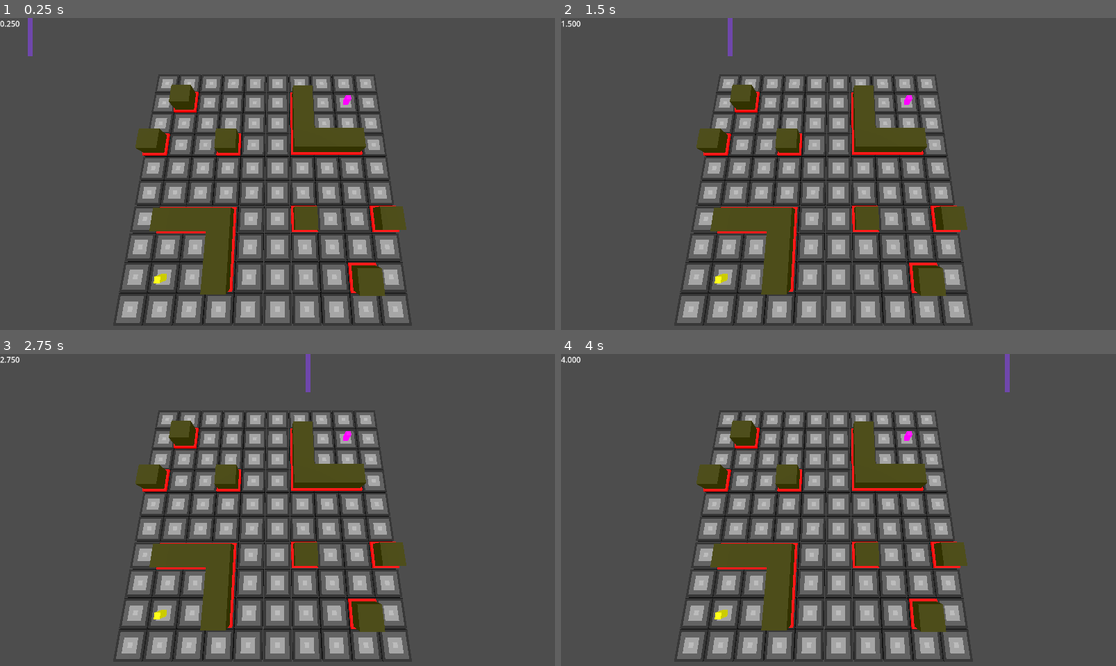
Above: before the commit, frames 1-4 (two rows, left to right).
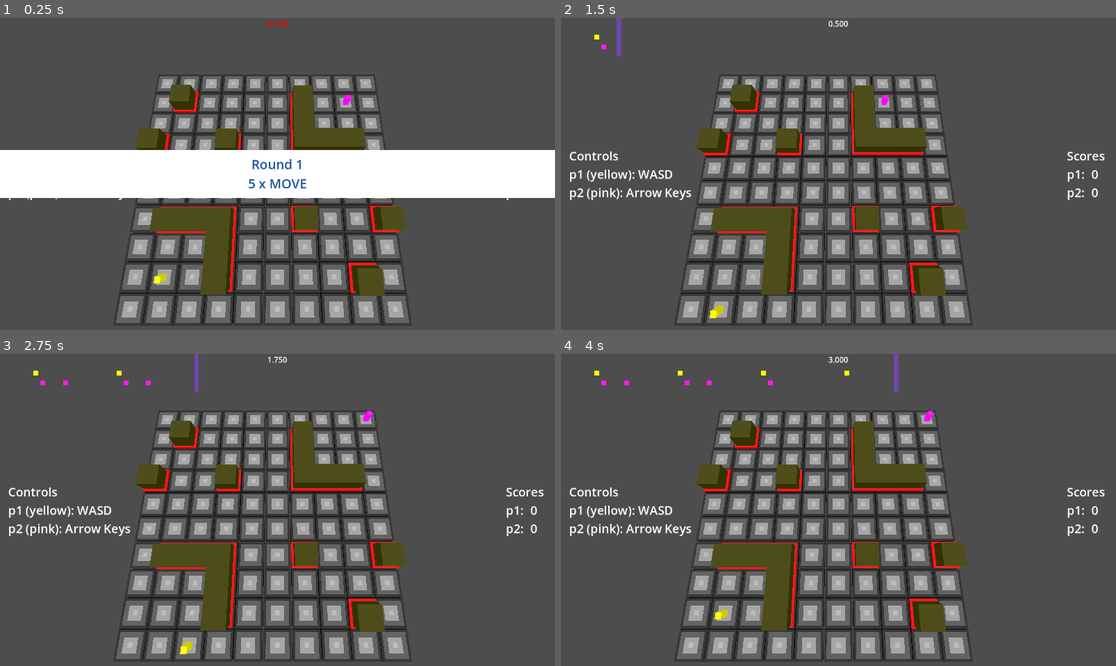
Above: after the commit, the same moments.

Repository: adam-bethell/GMTK-2025
Game: Godot game, scene res://main.tscn
Same seed, same stepped clock (60 frames per second), same inputs: the game is played once before the commit and once after it.
Inputs:
- Up to frame 1 (0.25 s): no input
- Up to frame 2 (1.5 s): hold D (p1right) 0.53-1.28 s; tap Down (p2down) at 0.6 s; tap Left (p2left) at 0.8, 1.35 s; hold S (p1down) from 1.28 s (still down)
- Up to frame 3 (2.75 s): tap Right (p2right) at 1.55, 2.1 s; release S (p1down) at 2.03 s; hold D (p1right) from 2.03 s (still down); tap Up (p2up) at 2.3 s
- Up to frame 4 (4 s): release D (p1right) at 2.78 s; hold W (p1up) 2.78-3.53 s; tap Up (p2up) at 2.85 s; tap Down (p2down) at 3.05, 3.6 s; hold A (p1left) from 3.53 s (still down); tap Left (p2left) at 3.8 s

The runs differ from the first frame. In frame 1, 16% of the frame differs, in the area x 0-100%, y 0-59%; in frame 2, 1.4%; in frame 3, 1.4%; in frame 4, 1.4%.

Commit message:
working now

Diff:
--- a/looper-shooter/main.gd
+++ b/looper-shooter/main.gd
@@ -1,24 +1,35 @@
 extends Node3D
 
-enum Phase {NULL, PRE, LOOP, POST}
+enum Phase {NULL, PRE, LOOP, POST, WON}
 enum Round {NULL, MOVE, SHOOT}
 enum Action {MOVE_UP, MOVE_DOWN, MOVE_LEFT, MOVE_RIGHT, SHOOT_UP, SHOOT_DOWN, SHOOT_LEFT, SHOOT_RIGHT}
 var action2vector = {
 	Action.MOVE_UP: Vector2i(0,1),
 	Action.MOVE_DOWN: Vector2i(0,-1),
 	Action.MOVE_LEFT: Vector2i(-1,0),
-	Action.MOVE_RIGHT: Vector2i(1,0)
+	Action.MOVE_RIGHT: Vector2i(1,0),
+	Action.SHOOT_UP: Vector2i(0,1),
+	Action.SHOOT_DOWN: Vector2i(0,-1),
+	Action.SHOOT_LEFT: Vector2i(-1,0),
+	Action.SHOOT_RIGHT: Vector2i(1,0)
 }
-var p1timeline = {}
-var p2timeline = {}
+var p1timeline = []
+var p1tlDone = []
+var p2timeline = []
+var p2tlDone = []
+var p1index: int = 0
+var p2index: int = 0
+const p1posStart = Vector2i(1, 1)
 var p1pos: Vector2i = Vector2i(1, 1)
+const p2posStart = Vector2i(8, 8)
 var p2pos: Vector2i = Vector2i(8, 8)
 var p1actions: int = 0
 var p2actions: int = 0
 
 const loopTime: float = 5.0
 const preTime: float = 1.0
-const postTime: float = 1.0
+const postTime: float = 1.008
+const winTime: float = 1.008
 
 var phase: Phase = Phase.NULL
 var round: Round = Round.NULL
@@ -31,6 +42,8 @@
 	Vector2i(8, 6), Vector2i(7, 6), Vector2i(6, 6), Vector2i(6, 7), Vector2i(6, 8)
 	]
 
+var rng = RandomNumberGenerator.new()
+
 # Called when the node enters the scene tree for the first time.
 func _ready() -> void:
 	init()
@@ -38,51 +51,228 @@
 func init() -> void:
 	phase = Phase.NULL
 	round = Round.NULL
+	p1actions = 0
+	p2actions = 0
 	roundNumber = 1
 	$Clock.setPause(false)
-	$Clock.reset()
-	$P1.position = Vector3(p1pos.y, 0.0, p1pos.x)
-	$P2.position = Vector3(p2pos.y, 0.0, p2pos.x)
+	$Clock.setTime(0 - preTime)
+	for n in $Clock/ActionsContainer.get_children():
+		$Clock/ActionsContainer.remove_child(n)
+		n.queue_free()
+
+	p1pos = p1posStart
+	p2pos = p2posStart
+	$P1.position = Vector3(p1posStart.y, 0.0, p1posStart.x)
+	$P2.position = Vector3(p2posStart.y, 0.0, p2posStart.x)
+	p1timeline.clear()
+	p2timeline.clear()
+	phase = Phase.NULL
+	round = Round.NULL
+	p1tlDone.clear()
+	p2tlDone.clear()
+	$Music.restart()
+	$Music.play()
 
 # Called every frame. 'delta' is the elapsed time since the previous frame.
 func _process(delta: float) -> void:
-
-	if round == Round.MOVE:
-		var action_pressed = null
-		if Input.is_action_just_pressed("p1up"):
-			action_pressed = Action.MOVE_UP
-		elif Input.is_action_just_pressed("p1down"):
-			action_pressed = Action.MOVE_DOWN
-		elif Input.is_action_just_pressed("p1left"):
-			action_pressed = Action.MOVE_LEFT
-		elif Input.is_action_just_pressed("p1right"):
-			action_pressed = Action.MOVE_RIGHT
-
-		if not action_pressed == null:
-			p1pos = move(p1pos, action_pressed)
-			$P1.position = coord2pos(p1pos)
-
-		action_pressed = null
-		if Input.is_action_just_pressed("p2up"):
-			action_pressed = Action.MOVE_UP
-		elif Input.is_action_just_pressed("p2down"):
-			action_pressed = Action.MOVE_DOWN
-		elif Input.is_action_just_pressed("p2left"):
-			action_pressed = Action.MOVE_LEFT
-		elif Input.is_action_just_pressed("p2right"):
-			action_pressed = Action.MOVE_RIGHT
-
-		if not action_pressed == null:
-			p2pos = move(p2pos, action_pressed)
-			$P2.position = coord2pos(p2pos)
-	elif round == Round.SHOOT:
-		pass
+	if phase == Phase.NULL:
+		#print("Update: phase is null")
+
+		$Clock.setPause(false)
+		$Clock.setTime(0 - preTime)
+		p1pos = p1posStart
+		p2pos = p2posStart
+		$P1.position = Vector3(p1posStart.y, 0.0, p1posStart.x)
+		$P2.position = Vector3(p2posStart.y, 0.0, p2posStart.x)
+		p1index = 0
+		p2index = 0
+		p1actions = 0
+		p2actions = 0
+		phase = Phase.PRE
+
+	if phase == Phase.PRE:
+		if round == Round.NULL:
+			#print("Update: phase is PRE and round is MOVE")
+			if rng.randf() < 0.5:
+				round = Round.MOVE
+				p1actions = 5
+				p2actions = 5
+				$Clock/RoundLabel.setText("Round %d\n5 x MOVE" % roundNumber)
+			else:
+				round = Round.SHOOT
+				p1actions = 1
+				p2actions = 1
+				$Clock/RoundLabel.setText("Round %d\n1 x SHOOT" % roundNumber)
+
+			$Clock/RoundLabel.visible = true
+
+		if $Clock.time >= 0:
+			#print("Update: setting phase to LOOP")
+			phase = Phase.LOOP
+			$Clock/RoundLabel.visible = false
+
+	if phase == Phase.LOOP:
+		#print("LOOP")
+		if $Clock.time > loopTime:
+			phase = Phase.POST
+			p1actions = 0
+			p2actions = 0
+
+		runActionsFromTimeline()
+
+		if round == Round.SHOOT:
+			var action_pressed = null
+			if Input.is_action_just_pressed("p1up"):
+				action_pressed = Action.SHOOT_UP
+			elif Input.is_action_just_pressed("p1down"):
+				action_pressed = Action.SHOOT_DOWN
+			elif Input.is_action_just_pressed("p1left"):
+				action_pressed = Action.SHOOT_LEFT
+			elif Input.is_action_just_pressed("p1right"):
+				action_pressed = Action.SHOOT_RIGHT
+
+			if not action_pressed == null and p1actions > 0:
+				p1timeline.push_back([$Clock.time, Round.SHOOT, action_pressed])
+				p1tlDone.push_back(p1timeline.size() - 1)
+				$Clock.placeAction(1)
+				p1actions -= 1
+				shoot(p1pos, action_pressed)
+				$Audio1Laser.play()
+
+			action_pressed = null
+			if Input.is_action_just_pressed("p2up"):
+				action_pressed = Action.SHOOT_UP
+			elif Input.is_action_just_pressed("p2down"):
+				action_pressed = Action.SHOOT_DOWN
+			elif Input.is_action_just_pressed("p2left"):
+				action_pressed = Action.SHOOT_LEFT
+			elif Input.is_action_just_pressed("p2right"):
+				action_pressed = Action.SHOOT_RIGHT
+
+			if not action_pressed == null and p2actions > 0:
+				p2timeline.push_back([$Clock.time, Round.SHOOT, action_pressed])
+				p2tlDone.push_back(p2timeline.size() - 1)
+				$Clock.placeAction(2)
+				p2actions -= 1
+				shoot(p2pos, action_pressed)
+				$Audio2Laser.play()
+
+		elif round == Round.MOVE:
+			var action_pressed = null
+			if Input.is_action_just_pressed("p1up"):
+				action_pressed = Action.MOVE_UP
+			elif Input.is_action_just_pressed("p1down"):
+				action_pressed = Action.MOVE_DOWN
+			elif Input.is_action_just_pressed("p1left"):
+				action_pressed = Action.MOVE_LEFT
+			elif Input.is_action_just_pressed("p1right"):
+				action_pressed = Action.MOVE_RIGHT
+
+			if not action_pressed == null and p1actions > 0:
+				#print("p1 move")
+				p1pos = move(p1pos, action_pressed)
+				$Audio1Step.play()
+				p1timeline.push_back([$Clock.time, Round.MOVE, action_pressed])
+				p1tlDone.push_back(p1timeline.size() - 1)
+				$Clock.placeAction(1)
+				$P1.position = coord2pos(p1pos)
+				p1actions -= 1
+
+			action_pressed = null
+			if Input.is_action_just_pressed("p2up"):
+				action_pressed = Action.MOVE_UP
+			elif Input.is_action_just_pressed("p2down"):
+				action_pressed = Action.MOVE_DOWN
+			elif Input.is_action_just_pressed("p2left"):
+				action_pressed = Action.MOVE_LEFT
+			elif Input.is_action_just_pressed("p2right"):
+				action_pressed = Action.MOVE_RIGHT
+
+			if not action_pressed == null and p2actions > 0:
+				p2pos = move(p2pos, action_pressed)
+				$Audio2Step.play()
+				p2timeline.push_back([$Clock.time, Round.MOVE, action_pressed])
+				p2tlDone.push_back(p2timeline.size() - 1)
+				$Clock.placeAction(2)
+				$P2.position = coord2pos(p2pos)
+				p2actions -= 1
+
+		elif round == Round.SHOOT:
+			pass
+
+	if phase == Phase.POST:
+		if $Clock.time > loopTime + postTime:
+			phase = Phase.NULL
+			round = Round.NULL
+			p1tlDone.clear()
+			p2tlDone.clear()
+			roundNumber += 1
+
+	if phase == Phase.WON:
+		if $Clock.time > loopTime + winTime:
+			init()
+			phase = Phase.NULL
+			round = Round.NULL
+			p1tlDone.clear()
+			p2tlDone.clear()
+
+func runActionsFromTimeline() -> void:
+	for i in p1timeline.size():
+		if not i in p1tlDone:
+			var action = p1timeline[i]
+			if action[0] <= $Clock.time:
+				if action[1] == Round.MOVE:
+					p1pos = move(p1pos, action[2])
+					$Audio1Step.play()
+					$P1.position = coord2pos(p1pos)
+					p1tlDone.push_back(i)
+				elif action[1] == Round.SHOOT:
+					shoot(p1pos, action[2])
+					$Audio1Laser.play()
+					p1tlDone.push_back(i)
+
+
+	for i in p2timeline.size():
+		if not i in p2tlDone:
+			var action = p2timeline[i]
+			if action[0] <= $Clock.time:
+				if action[1] == Round.MOVE:
+					p2pos = move(p2pos, action[2])
+					$Audio2Step.play()
+					$P2.position = coord2pos(p2pos)
+					p2tlDone.push_back(i)
+				elif action[1] == Round.SHOOT:
+					shoot(p2pos, action[2])
+					$Audio2Laser.play()
+					p2tlDone.push_back(i)
 
 func move(p, a) -> Vector2i:
 	var newPosition = p + action2vector[a]
 	if isSpaceFree(newPosition):
 		return newPosition
 	return p
+
+func shoot(pos: Vector2i, action: Action) -> void:
+	print("shooting")
+	var dir: Vector2i = action2vector[action]
+	var searching: bool = true
+	var toAnimate = []
+	while searching:
+		pos += dir
+		if pos in [p1pos, p2pos]:
+			if pos == p1pos:
+				$P1/explosion.emitting = true
+				roundWon(1)
+			else:
+				$P2/explosion.emitting = true
+				roundWon(2)
+		elif not isSpaceFree(pos):
+			searching = false
+		else:
+			toAnimate.push_back(pos)
+
+	$Lazer.showLazer(toAnimate, dir)
+
 
 func isSpaceFree(p: Vector2i) -> bool:
 	if p in walls:
@@ -96,3 +286,13 @@
 
 func coord2pos (v2: Vector2i) -> Vector3:
 	return Vector3(v2.y, 0.0, v2.x)
+
+func roundWon(p: int) -> void:
+	$Scoreboard.addPoint(p)
+	phase = Phase.WON
+	p1actions = 0
+	p2actions = 0
+	if p == 1:
+		$Audio1Win.play()
+	else:
+		$Audio2Win.play()
--- a/looper-shooter/main.tscn
+++ b/looper-shooter/main.tscn
@@ -1,10 +1,27 @@
-[gd_scene load_steps=8 format=3 uid="uid://b1x2v2yxtlsbd"]
+[gd_scene load_steps=29 format=3 uid="uid://b1x2v2yxtlsbd"]
 
 [ext_resource type="Script" uid="uid://cdvnu146rgld6" path="res://main.gd" id="1_ig7tw"]
 [ext_resource type="Script" uid="uid://ccy2ndgoyis8u" path="res://scripts/BoardGraphics.gd" id="2_0xm2m"]
 [ext_resource type="ArrayMesh" uid="uid://nga4fn7tqik0" path="res://models/p1.obj" id="3_1bvp3"]
+[ext_resource type="PackedScene" uid="uid://ds26ysch4lj8t" path="res://prefabs/explosion.tscn" id="4_kek77"]
 [ext_resource type="ArrayMesh" uid="uid://cwkop536ecwn7" path="res://models/p2.obj" id="4_lquwl"]
 [ext_resource type="Script" uid="uid://b176r8643xfey" path="res://scripts/Clock.gd" id="5_lquwl"]
+[ext_resource type="Script" uid="uid://cffidwkj6rutj" path="res://scripts/ClockLabel.gd" id="6_7mycd"]
+[ext_resource type="Script" uid="uid://dkg8x2wdkjrmn" path="res://scripts/RoundLabel.gd" id="7_272bh"]
+[ext_resource type="Script" uid="uid://3nb2n1mxd8uw" path="res://scripts/Explode.gd" id="9_4c57u"]
+[ext_resource type="Script" uid="uid://dd3vl6f46fqnu" path="res://scripts/scoreboard.gd" id="10_4c57u"]
+[ext_resource type="AudioStream" uid="uid://0flgq5sr5e2d" path="res://audio/step1.wav" id="11_2cqfq"]
+[ext_resource type="AudioStream" uid="uid://kosoj3ea810d" path="res://audio/step2.wav" id="12_yaehf"]
+[ext_resource type="AudioStream" uid="uid://deoydo58vtvd3" path="res://audio/laser1.wav" id="13_074og"]
+[ext_resource type="AudioStream" uid="uid://bmb0rxwtufrug" path="res://audio/laser2.wav" id="14_cegan"]
+[ext_resource type="AudioStream" uid="uid://d04xwd407yct0" path="res://audio/win1.wav" id="15_82xsv"]
+[ext_resource type="AudioStream" uid="uid://exyls5df2p10" path="res://audio/win2.wav" id="16_getpj"]
+[ext_resource type="AudioStream" uid="uid://ctxp8tm0sacuk" path="res://audio/Gmtk-ost-1.wav" id="17_ryguw"]
+[ext_resource type="AudioStream" uid="uid://b4g2xvvgms780" path="res://audio/Gmtk-ost-2.wav" id="18_d13ii"]
+[ext_resource type="AudioStream" uid="uid://c6jy34keckmda" path="res://audio/Gmtk-ost-3.wav" id="19_1u8w0"]
+[ext_resource type="AudioStream" uid="uid://dkaj5hjw3v2w" path="res://audio/Gmtk-ost-4.wav" id="20_0odxb"]
+[ext_resource type="AudioStream" uid="uid://blm2s0cmk3jla" path="res://audio/Gmtk-ost-5.wav" id="21_lswn8"]
+[ext_resource type="Script" uid="uid://nw77bja8uacl" path="res://scripts/MusicController.gd" id="22_a6jrf"]
 
 [sub_resource type="Environment" id="Environment_ig7tw"]
 ambient_light_source = 3
@@ -12,6 +29,41 @@
 
 [sub_resource type="CameraAttributesPractical" id="CameraAttributesPractical_0xm2m"]
 
+[sub_resource type="LabelSettings" id="LabelSettings_5vw27"]
+font_size = 27
+font_color = Color(0.101961, 0.32549, 0.615686, 1)
+
+[sub_resource type="LabelSettings" id="LabelSettings_efxa6"]
+font_size = 25
+
+[sub_resource type="LabelSettings" id="LabelSettings_4c57u"]
+font_size = 25
+
+[sub_resource type="AudioStreamPlaylist" id="AudioStreamPlaylist_ryguw"]
+fade_time = 0.0
+stream_count = 21
+stream_0 = ExtResource("17_ryguw")
+stream_1 = ExtResource("18_d13ii")
+stream_2 = ExtResource("19_1u8w0")
+stream_3 = ExtResource("20_0odxb")
+stream_4 = ExtResource("21_lswn8")
+stream_5 = ExtResource("21_lswn8")
+stream_6 = ExtResource("21_lswn8")
+stream_7 = ExtResource("21_lswn8")
+stream_8 = ExtResource("21_lswn8")
+stream_9 = ExtResource("21_lswn8")
+stream_10 = ExtResource("21_lswn8")
+stream_11 = ExtResource("21_lswn8")
+stream_12 = ExtResource("21_lswn8")
+stream_13 = ExtResource("21_lswn8")
+stream_14 = ExtResource("21_lswn8")
+stream_15 = ExtResource("21_lswn8")
+stream_16 = ExtResource("21_lswn8")
+stream_17 = ExtResource("21_lswn8")
+stream_18 = ExtResource("21_lswn8")
+stream_19 = ExtResource("21_lswn8")
+stream_20 = ExtResource("21_lswn8")
+
 [node name="Main" type="Node3D"]
 script = ExtResource("1_ig7tw")
 
@@ -33,37 +85,185 @@
 [node name="MeshInstance3D" type="MeshInstance3D" parent="P1"]
 mesh = ExtResource("3_1bvp3")
 
+[node name="explosion" parent="P1" instance=ExtResource("4_kek77")]
+
 [node name="P2" type="Node3D" parent="."]
 
 [node name="MeshInstance3D" type="MeshInstance3D" parent="P2"]
 mesh = ExtResource("4_lquwl")
 
+[node name="explosion" parent="P2" instance=ExtResource("4_kek77")]
+
 [node name="Clock" type="Control" parent="."]
 layout_mode = 3
-anchors_preset = 0
+anchors_preset = 15
+anchor_right = 1.0
+anchor_bottom = 1.0
+grow_horizontal = 2
+grow_vertical = 2
 script = ExtResource("5_lquwl")
 
 [node name="Head" type="ColorRect" parent="Clock"]
-custom_minimum_size = Vector2(10, 80)
-layout_mode = 1
+layout_mode = 2
 offset_right = 10.0
 offset_bottom = 80.0
 color = Color(0.556863, 0.262745, 1, 0.533333)
 
-[node name="Label" type="RichTextLabel" parent="Clock"]
-clip_contents = false
-layout_mode = 1
-anchors_preset = 15
-anchor_right = 1.0
-anchor_bottom = 1.0
-offset_right = 41.0
+[node name="Label" type="Label" parent="Clock"]
+layout_mode = 1
+anchors_preset = 10
+anchor_right = 1.0
 offset_bottom = 23.0
 grow_horizontal = 2
-grow_vertical = 2
 text = "0:000"
-fit_content = true
-scroll_active = false
-autowrap_mode = 0
 horizontal_alignment = 1
-vertical_alignment = 1
-drag_and_drop_selection_enabled = false
+script = ExtResource("6_7mycd")
+
+[node name="RoundLabel" type="ColorRect" parent="Clock"]
+visible = false
+custom_minimum_size = Vector2(0, 100)
+layout_mode = 1
+anchors_preset = 14
+anchor_top = 0.5
+anchor_right = 1.0
+anchor_bottom = 0.5
+grow_horizontal = 2
+grow_vertical = 2
+script = ExtResource("7_272bh")
+
+[node name="Label" type="Label" parent="Clock/RoundLabel"]
+layout_mode = 1
+anchors_preset = 15
+anchor_right = 1.0
+anchor_bottom = 1.0
+grow_horizontal = 2
+grow_vertical = 2
+text = "Round 1
+5 x MOVE"
+label_settings = SubResource("LabelSettings_5vw27")
+horizontal_alignment = 1
+vertical_alignment = 1
+
+[node name="ActionsContainer" type="Control" parent="Clock"]
+layout_mode = 1
+anchors_preset = 15
+anchor_right = 1.0
+anchor_bottom = 1.0
+grow_horizontal = 2
+grow_vertical = 2
+
+[node name="Lazer" type="Node3D" parent="."]
+script = ExtResource("9_4c57u")
+
+[node name="Scoreboard" type="Control" parent="."]
+custom_minimum_size = Vector2(150, 0)
+layout_mode = 3
+anchors_preset = 11
+anchor_left = 1.0
+anchor_right = 1.0
+anchor_bottom = 1.0
+grow_horizontal = 0
+grow_vertical = 2
+script = ExtResource("10_4c57u")
+
+[node name="Text" type="Label" parent="Scoreboard"]
+layout_mode = 1
+anchors_preset = 6
+anchor_left = 1.0
+anchor_top = 0.5
+anchor_right = 1.0
+anchor_bottom = 0.5
+offset_left = -74.165
+offset_top = -37.5
+offset_right = -23.165
+offset_bottom = 37.5
+grow_horizontal = 0
+grow_vertical = 2
+text = "Scores
+p1:
+p2:"
+label_settings = SubResource("LabelSettings_efxa6")
+vertical_alignment = 1
+
+[node name="p1Score" type="Label" parent="Scoreboard"]
+layout_mode = 1
+anchors_preset = 6
+anchor_left = 1.0
+anchor_top = 0.5
+anchor_right = 1.0
+anchor_bottom = 0.5
+offset_left = -51.0
+offset_top = -37.5
+offset_bottom = 37.5
+grow_horizontal = 0
+grow_vertical = 2
+text = "0"
+label_settings = SubResource("LabelSettings_efxa6")
+vertical_alignment = 1
+
+[node name="p2Score" type="Label" parent="Scoreboard"]
+layout_mode = 1
+anchors_preset = 6
+anchor_left = 1.0
+anchor_top = 0.5
+anchor_right = 1.0
+anchor_bottom = 0.5
+offset_left = -51.0
+offset_top = 1.0
+offset_bottom = 76.0
+grow_horizontal = 0
+grow_vertical = 2
+text = "0"
+label_settings = SubResource("LabelSettings_efxa6")
+vertical_alignment = 1
+
+[node name="Instructions" type="Control" parent="."]
+layout_mode = 3
+anchors_preset = 15
+anchor_right = 1.0
+anchor_bottom = 1.0
+grow_horizontal = 2
+grow_vertical = 2
+
+[node name="Label" type="Label" parent="Instructions"]
+layout_mode = 1
+anchors_preset = 4
+anchor_top = 0.5
+anchor_bottom = 0.5
+offset_left = 16.68
+offset_top = -55.5
+offset_right = 270.68
+offset_bottom = 55.5
+grow_vertical = 2
+text = "Controls
+p1 (yellow): WASD
+p2 (pink): Arrow Keys"
+label_settings = SubResource("LabelSettings_4c57u")
+
+[node name="Audio1Step" type="AudioStreamPlayer" parent="."]
+stream = ExtResource("11_2cqfq")
+max_polyphony = 5
+
+[node name="Audio2Step" type="AudioStreamPlayer" parent="."]
+stream = ExtResource("12_yaehf")
+max_polyphony = 5
+
+[node name="Audio1Laser" type="AudioStreamPlayer" parent="."]
+stream = ExtResource("13_074og")
+max_polyphony = 5
+
+[node name="Audio2Laser" type="AudioStreamPlayer" parent="."]
+stream = ExtResource("14_cegan")
+max_polyphony = 5
+
+[node name="Audio1Win" type="AudioStreamPlayer" parent="."]
+stream = ExtResource("15_82xsv")
+max_polyphony = 5
+
+[node name="Audio2Win" type="AudioStreamPlayer" parent="."]
+stream = ExtResource("16_getpj")
+max_polyphony = 5
+
+[node name="Music" type="AudioStreamPlayer" parent="."]
+stream = SubResource("AudioStreamPlaylist_ryguw")
+script = ExtResource("22_a6jrf")
--- /dev/null
+++ b/looper-shooter/prefabs/Lazer.tscn
@@ -0,0 +1,11 @@
+[gd_scene load_steps=3 format=3 uid="uid://cadan2tj51qjt"]
+
+[ext_resource type="ArrayMesh" uid="uid://jc3wit7at15s" path="res://models/Laser.obj" id="1_nnvlc"]
+[ext_resource type="Script" uid="uid://bhj6codpccdlb" path="res://scripts/lazerLife.gd" id="1_pu0y7"]
+
+[node name="Lazer" type="Node3D"]
+script = ExtResource("1_pu0y7")
+
+[node name="MeshInstance3D" type="MeshInstance3D" parent="."]
+transform = Transform3D(1, 0, 0, 0, 1, 0, 0, 0, 1, 0, 0.224705, 0)
+mesh = ExtResource("1_nnvlc")
--- /dev/null
+++ b/looper-shooter/prefabs/explosion.tscn
@@ -0,0 +1,21 @@
+[gd_scene load_steps=3 format=3 uid="uid://ds26ysch4lj8t"]
+
+[sub_resource type="StandardMaterial3D" id="StandardMaterial3D_rs1xr"]
+albedo_color = Color(1, 0.286275, 0.270588, 1)
+
+[sub_resource type="BoxMesh" id="BoxMesh_psxt3"]
+material = SubResource("StandardMaterial3D_rs1xr")
+size = Vector3(0.1, 0.1, 0.1)
+
+[node name="explosion" type="CPUParticles3D"]
+emitting = false
+amount = 50
+lifetime = 0.5
+one_shot = true
+fract_delta = false
+mesh = SubResource("BoxMesh_psxt3")
+emission_shape = 1
+emission_sphere_radius = 0.4
+direction = Vector3(0, 1, 0)
+initial_velocity_min = 5.0
+initial_velocity_max = 10.0
--- /dev/null
+++ b/looper-shooter/prefabs/p_1_mark.tscn
@@ -0,0 +1,7 @@
+[gd_scene format=3 uid="uid://mf7hhhwn3aun"]
+
+[node name="p1Mark" type="ColorRect"]
+offset_top = 35.0
+offset_right = 10.0
+offset_bottom = 45.0
+color = Color(1, 1, 0, 1)
--- /dev/null
+++ b/looper-shooter/prefabs/p_2_mark.tscn
@@ -0,0 +1,7 @@
+[gd_scene format=3 uid="uid://buw1pif35da5t"]
+
+[node name="p2Mark" type="ColorRect"]
+offset_top = 55.0
+offset_right = 10.0
+offset_bottom = 65.0
+color = Color(1, 0.105882, 0.894118, 1)
--- a/looper-shooter/scripts/Clock.gd
+++ b/looper-shooter/scripts/Clock.gd
@@ -1,4 +1,7 @@
 extends Node
+
+var p1mark = preload("res://prefabs/p_1_mark.tscn")
+var p2mark = preload("res://prefabs/p_2_mark.tscn")
 
 var time: float = 0.0
 var paused: bool = true
@@ -21,5 +24,15 @@
 	paused = p
 
 func _updateLabel() -> void:
-	$Label.text = "%.3f" % time
+	$Label.setTime(time)
 	$Head.position.x = 1152 * (time / 5.0)
+
+func placeAction(p: int) -> void:
+	var go: ColorRect = null
+	if p == 1:
+		go = p1mark.instantiate()
+	elif p == 2:
+		go = p2mark.instantiate()
+
+	$ActionsContainer.add_child(go)
+	go.position.x = $Head.position.x
--- /dev/null
+++ b/looper-shooter/scripts/ClockLabel.gd
@@ -0,0 +1,9 @@
+extends Label
+
+func setTime (time: float) -> void:
+	text = "%.3f" % time
+
+	if time < 0 or time > 5:
+		add_theme_color_override("font_color", Color.RED)
+	else:
+		add_theme_color_override("font_color", Color.WHITE)
--- /dev/null
+++ b/looper-shooter/scripts/Explode.gd
@@ -0,0 +1,14 @@
+extends Node3D
+
+var laser = preload("res://prefabs/Lazer.tscn")
+
+func showLazer(list, dir) -> void:
+	var rotate: float = 0.0
+	if dir.x != 0:
+		rotate = PI / 2.0
+
+	for pos in list:
+		var go: Node3D = laser.instantiate()
+		add_child(go)
+		go.position = Vector3(pos.y, 0.0, pos.x)
+		go.rotate_y(rotate)
--- /dev/null
+++ b/looper-shooter/scripts/MusicController.gd
@@ -0,0 +1,4 @@
+extends AudioStreamPlayer
+
+func restart() -> void:
+	seek(0.0)
--- /dev/null
+++ b/looper-shooter/scripts/RoundLabel.gd
@@ -0,0 +1,4 @@
+extends ColorRect
+
+func setText(text: String) -> void:
+	$Label.text = text
--- /dev/null
+++ b/looper-shooter/scripts/lazerLife.gd
@@ -0,0 +1,10 @@
+extends Node3D
+
+var lifespan = 0.1
+var time = 0
+# Called every frame. 'delta' is the elapsed time since the previous frame.
+func _process(delta: float) -> void:
+	time += delta
+	if time > lifespan:
+		$MeshInstance3D.visible = false
+		queue_free()
--- /dev/null
+++ b/looper-shooter/scripts/scoreboard.gd
@@ -0,0 +1,13 @@
+extends Control
+
+
+var p1score = 0
+var p2score = 0
+
+func addPoint(p: int) -> void:
+	if p == 1:
+		p1score += 1
+		$p1Score.text = "%d" % p1score
+	else:
+		p2score += 1
+		$p2Score.text = "%d" % p2score
Not shown, added: looper-shooter/audio/Gmtk-ost-1.wav.import
Not shown, added: looper-shooter/audio/Gmtk-ost-2.wav.import
Not shown, added: looper-shooter/audio/Gmtk-ost-3.wav.import
Not shown, added: looper-shooter/audio/Gmtk-ost-4.wav.import
Not shown, added: looper-shooter/audio/Gmtk-ost-5.wav.import
Not shown, added: looper-shooter/audio/laser1.wav.import
Not shown, added: looper-shooter/audio/laser2.wav.import
Not shown, added: looper-shooter/audio/step1.wav.import
Not shown, added: looper-shooter/audio/step2.wav.import
Not shown, added: looper-shooter/audio/win1.wav.import
Not shown, added: looper-shooter/audio/win2.wav.import
Not shown, added: looper-shooter/models/Laser.mtl
(and 21 more such lines)
